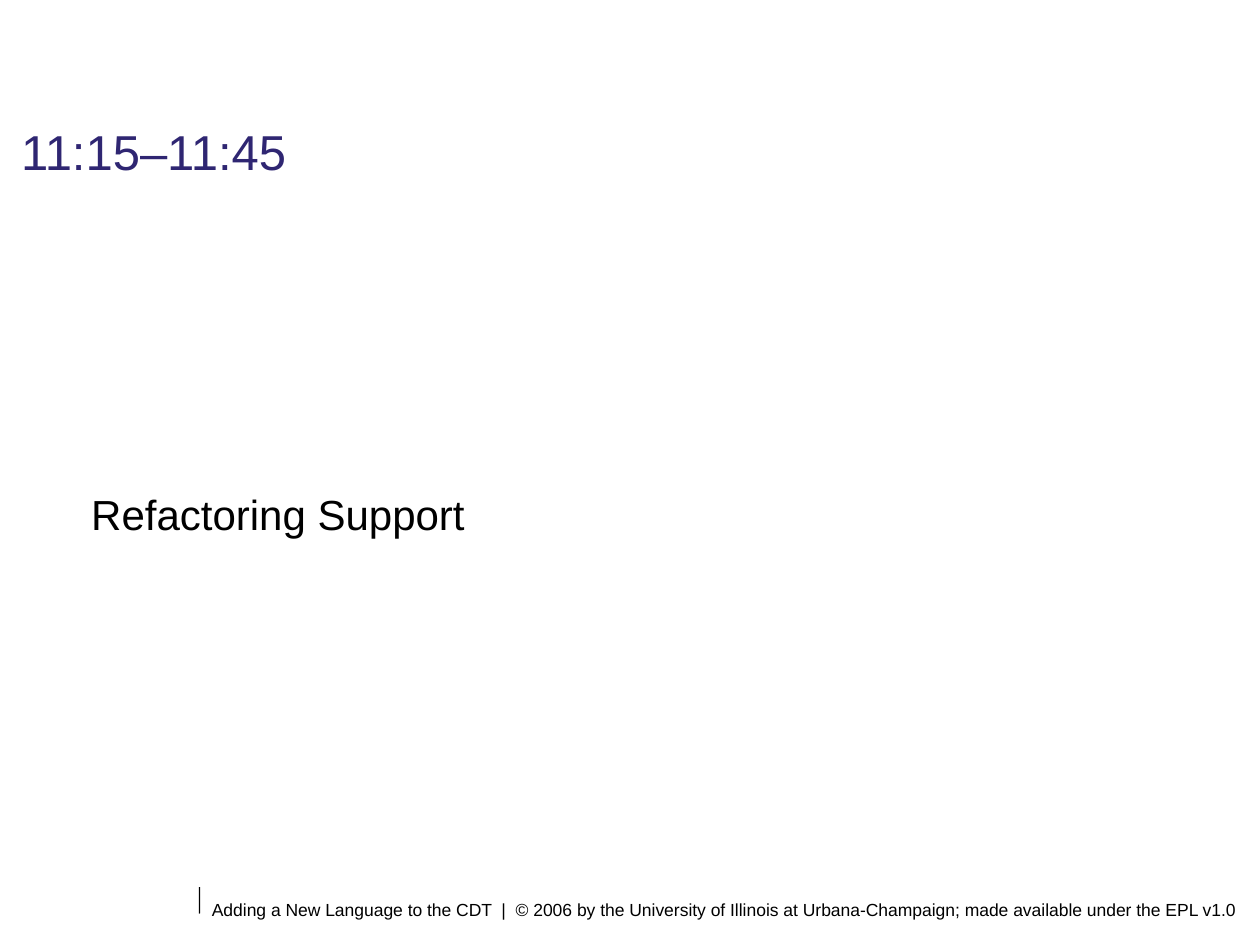
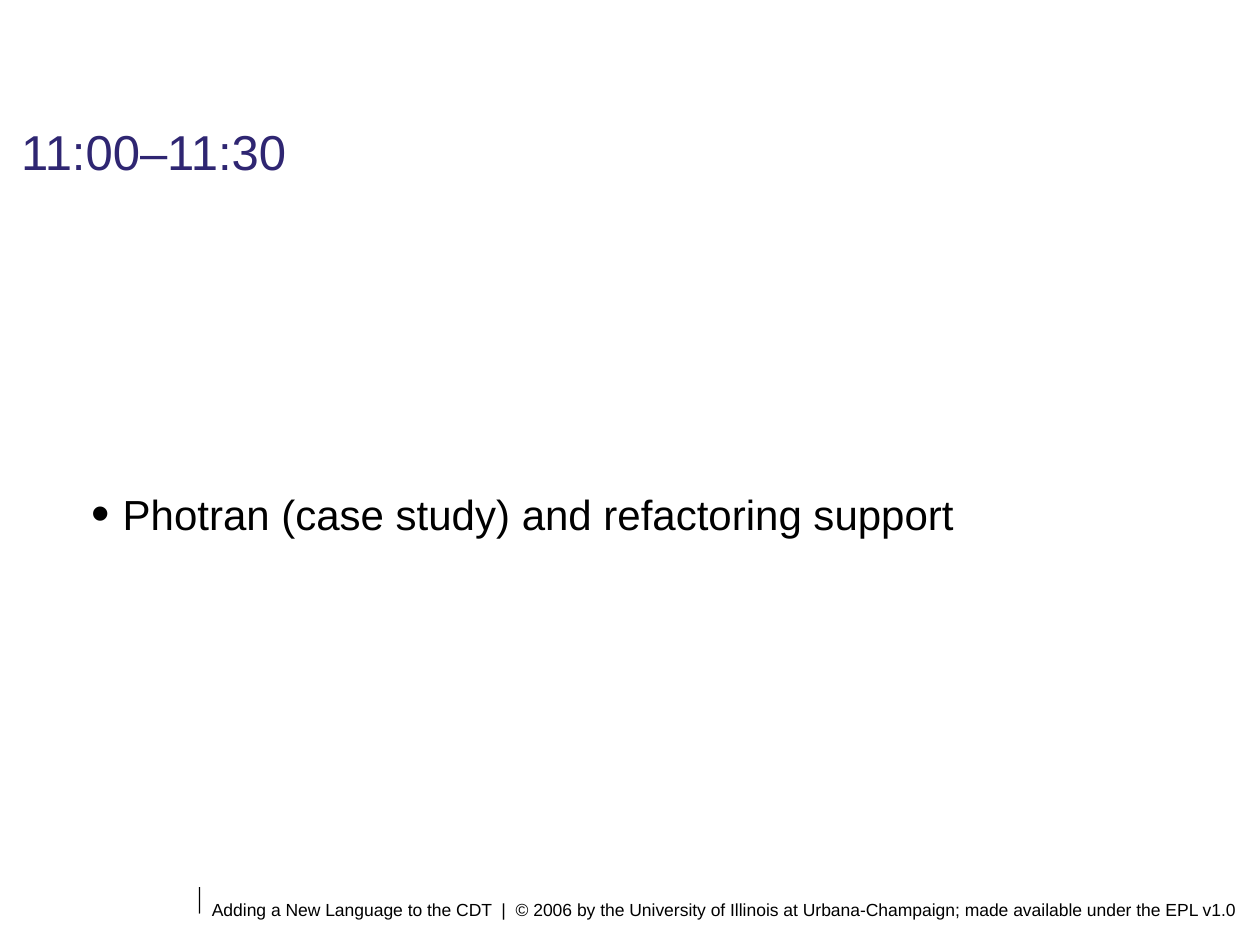
Before and after one commit to eclipse-ptp/ptp.photran, a slide deck: slide 41 of org.eclipse.photran-dev-docs/eclipsecon-2006/AddingANewLanguageToTheCDT.odp. Drawn at 1260x945 pixels with LibreOffice and Linux fonts; fonts in the diff are those of the drawing; background and template pictures are left out. Boxes give left, top, right and bottom in pixels: in the first picture for what was removed or moved away, otherwise in the second. Text is boxed around its words. In the diff, an @@ line names an element or a change of style, - is before the commit and + after.

```diff
--- a/org.eclipse.photran-dev-docs/eclipsecon-2006/AddingANewLanguageToTheCDT.odp
+++ b/org.eclipse.photran-dev-docs/eclipsecon-2006/AddingANewLanguageToTheCDT.odp
@@ title at (21,135,286,171): text changed @@
-11:15–11:45
+11:00–11:30
@@ subtitle at (123,499,953,538): text changed @@
-Refactoring Support
+  • Photran (case study) and refactoring support
```
Also in this commit, not shown: 4 other slides changed, 1 other file.
